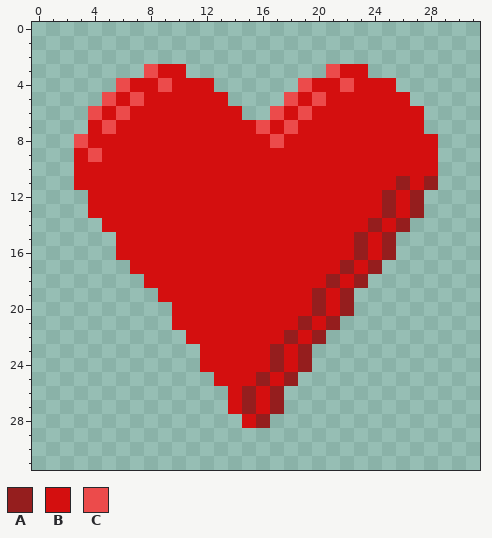
A pixel-art file gets an edit: assets/sprites/heart.aseprite. Above, as it was before the edit.
32x32 pixels, 1 frame.
Palette (. is transparent): A #951e1e  B #d40f0f  C #ec4b4b
Pixels before, first column x 3:
 3 .....CBB..........CBB.....
 4 ...CBBCBBB......CBBCBBB...
 5 ..CBCBBBBBB....CBCBBBBBB..
 6 .CBCBBBBBBBB..CBCBBBBBBBB.
 7 .BCBBBBBBBBBBCBCBBBBBBBBB.
 8 CBBBBBBBBBBBBBCBBBBBBBBBBB
 9 BCBBBBBBBBBBBBBBBBBBBBBBBB
10 BBBBBBBBBBBBBBBBBBBBBBBBBB
11 BBBBBBBBBBBBBBBBBBBBBBBABA
12 .BBBBBBBBBBBBBBBBBBBBBABA.
13 .BBBBBBBBBBBBBBBBBBBBBABA.
14 ..BBBBBBBBBBBBBBBBBBBABA..
15 ...BBBBBBBBBBBBBBBBBABA...
16 ...BBBBBBBBBBBBBBBBBABA...
17 ....BBBBBBBBBBBBBBBABA....
18 .....BBBBBBBBBBBBBABA.....
19 ......BBBBBBBBBBBABA......
20 .......BBBBBBBBBBABA......
21 .......BBBBBBBBBABA.......
22 ........BBBBBBBABA........
23 .........BBBBBABA.........
24 .........BBBBBABA.........
25 ..........BBBABA..........
26 ...........BABA...........
27 ...........BABA...........
28 ............BA............
The result:
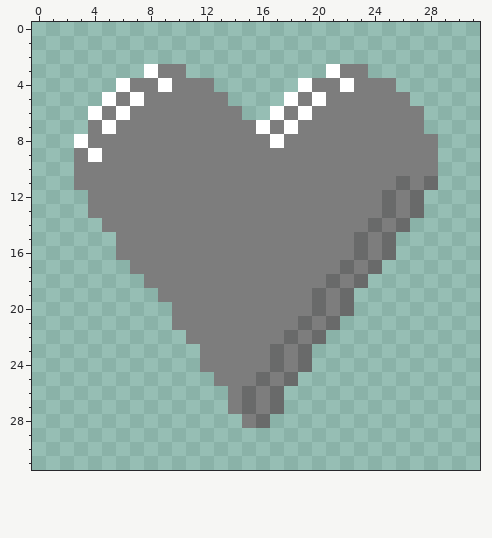
Commit message: fix: heart animation, crash
From old to new:
Colour A changes from #951e1e to #696a6a.
Colour B changes from #d40f0f to #7d7d7d.
Colour C changes from #ec4b4b to #ffffff.
Changed places in both pictures, as pixel boxes (x1, y1, x2, y2):
changed: (74, 64, 438, 428)
